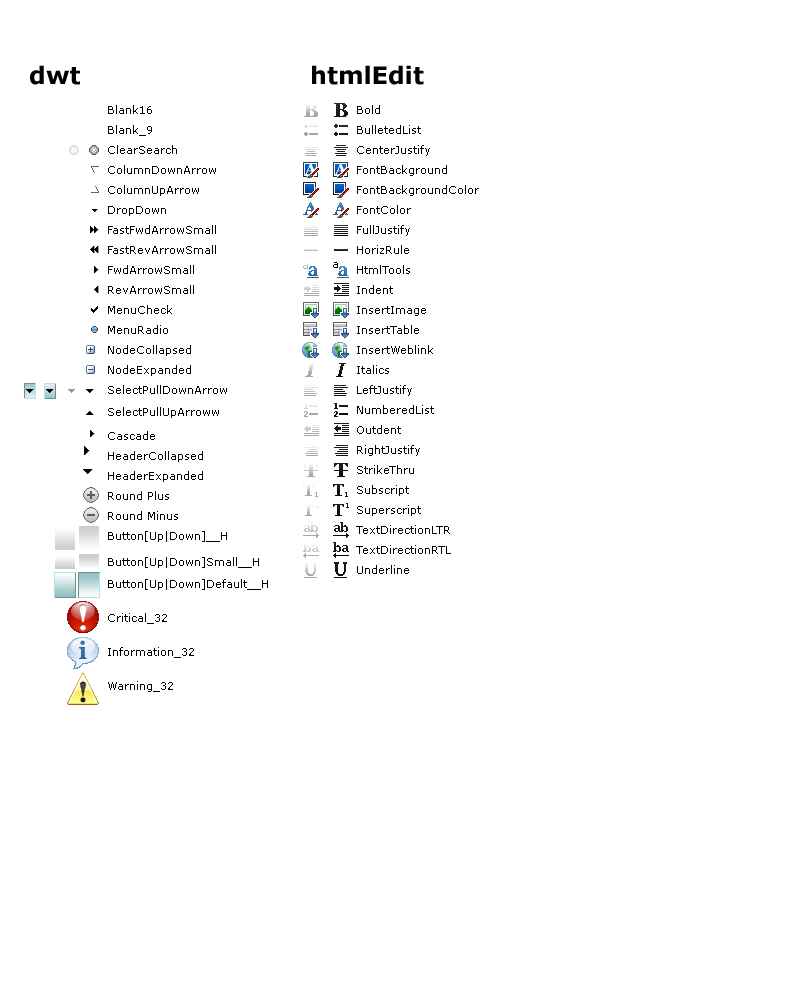
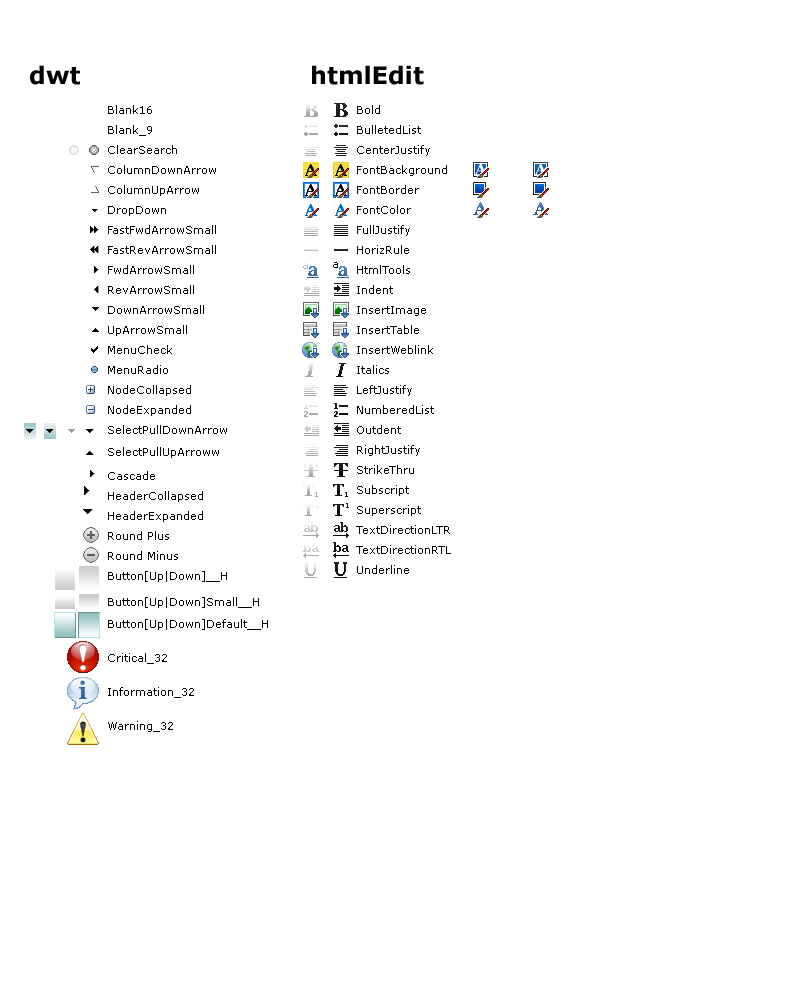
Before/after of a 800px x 1000px layered artwork. What changed in the layer stack:
added layer "Layer 3" above "Layer 2" over [92, 328, 99, 332]
added layer "Layer 2" above "icons" over [92, 307, 99, 311]
painted on "icons" over [24, 162, 549, 745]
painted on "dwt text" over [108, 305, 268, 732]
painted on "htmlEdit text" over [389, 185, 479, 196]
